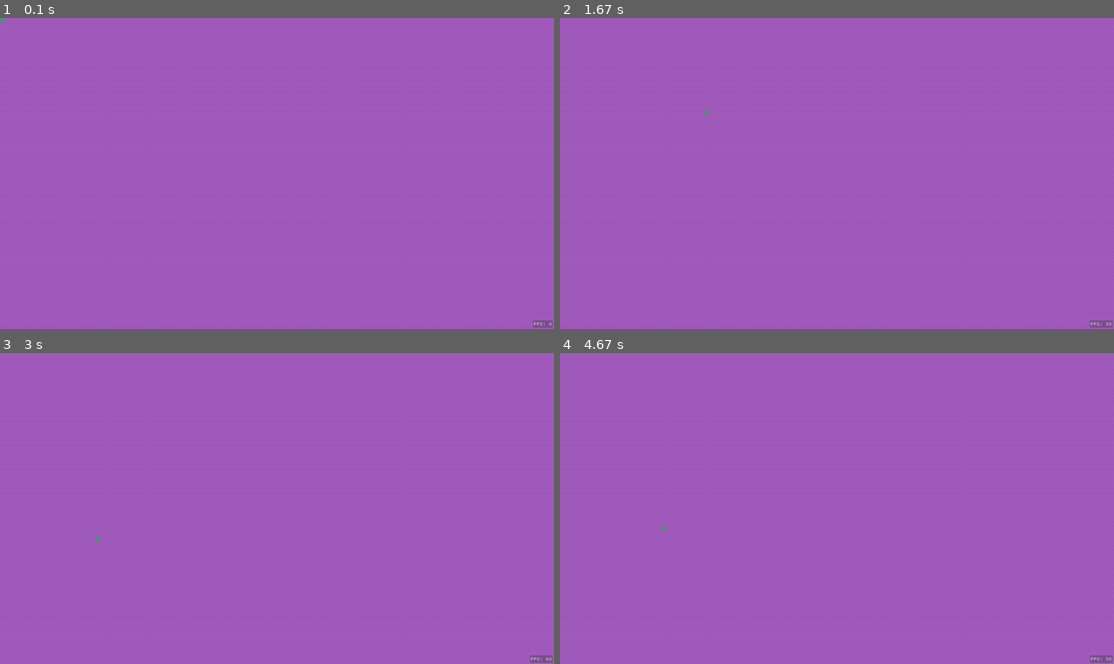
Above: before the commit, frames 1-4 (two rows, left to right).
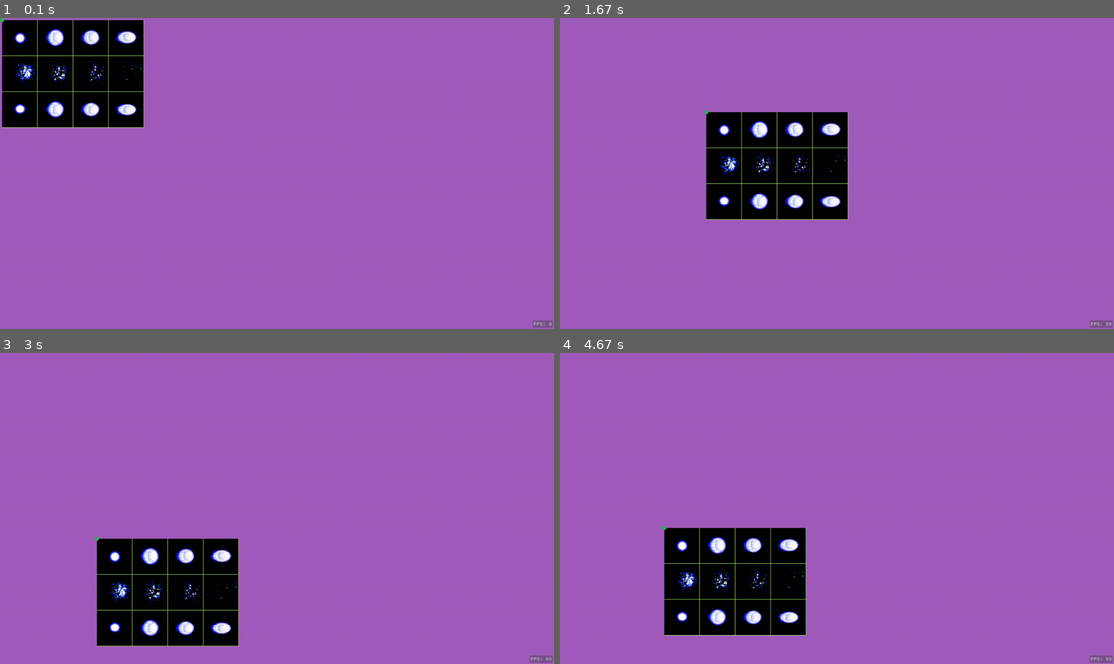
Above: after the commit, the same moments.

Repository: 14thDovePin/Pygame-Project-Template
Game: pygame game, started from main.py
Two runs of this game, one before a commit and one after it. Both use one fixed random seed, a clock stepped at 60 frames per second and the inputs below.
Inputs (mouse positions are in pixels of both pictures, inside the frame that each line leads up to):
- Up to frame 1 (0.1 s): no input
- Up to frame 2 (1.67 s): click (837, 173) at 0.38 s; click (892, 241) at 0.72 s; click (1041, 282) at 1.05 s; click (704, 111) at 1.38 s
- Up to frame 3 (3 s): click (277, 545) at 1.72 s; click (199, 443) at 2.05 s; click (470, 589) at 2.38 s; click (94, 539) at 2.72 s
- Up to frame 4 (4.67 s): click (676, 449) at 3.05 s; click (704, 561) at 3.38 s; click (1036, 580) at 3.72 s; click (670, 623) at 4.05 s; click (665, 527) at 4.38 s

The runs differ from the first frame. In frame 1, 8.9% of the frame differs, in the area x 0-26%, y 0-36%; in frame 2, 9.0%, in the area x 26-53%, y 30-66%; in frame 3, 8.9%; in frame 4, 8.9%.

Commit message:
Rendered sprite of orbiting ship.
Changes
- Refactored code.

`OrbitingShip` Changes
- Changed method name `update_object` to `update`.
- Loaded spritesheet.
- Loaded and set initial attributes.
- Added update for the topleft of the object to follow mouse.
- Added code for blitting.

Diff:
--- a/COMMITLOGS.txt
+++ b/COMMITLOGS.txt
@@ -1,3 +1,17 @@
+Rendered sprite of orbiting ship.
+
+Changes
+- Refactored code.
+
+`OrbitingShip` Changes
+- Changed method name `update_object` to `update`.
+- Loaded spritesheet.
+- Loaded and set initial attributes.
+- Added update for the topleft of the object to follow mouse.
+- Added code for blitting.
+
+
+
 Refactored code; Worked on `OrbitingShip`'s sprite.
 
 Used a different sprite sheet, will update at a later commit.
--- a/display_root.py
+++ b/display_root.py
@@ -6,6 +6,9 @@
     """Process root surface."""
     # Root Surface
     surface = self.root_surface
+
+    # Orbiting Ship
+    self.orbiting_ship.blit(surface)
 
     # Dot Cursor
     self._dot_cursor(surface)
--- a/object_updates.py
+++ b/object_updates.py
@@ -1,2 +1,3 @@
 def _object_updates(self):
     """Process object updates."""
+    self.orbiting_ship.update()
--- a/objects/orbiting_ship.py
+++ b/objects/orbiting_ship.py
@@ -1,5 +1,7 @@
 from pygame.image import load as load_image
+from pygame.math import Vector2
 from pygame.sprite import Sprite
+from pygame import mouse  # TODO: Remove | TestingOnly
 
 
 # Spritesheet DIR
@@ -11,24 +13,30 @@
     def __init__(self, *args, **kwargs):
         "A rotating triangle with the cursor as its center."
         super().__init__(*args, **kwargs)
-
         # Load image or create shape.
         sprite_sheet = load_image(SS_DIR)
+        self.image = sprite_sheet
 
         # Create object rectangle.
-        # Create position vector.
-        # Create velocity vector.
+        self.rect = sprite_sheet.get_rect()
+
+        self._set_attributes()
 
     def _set_attributes(self):
         """Set the object's initial or spawn attributes."""
-        # Set starting position.
-        # Set starting velocity.
+        # Create position & velocity vector.
+        init_value = 0, 0
+        self.pos = Vector2(init_value)
+        self.vect = Vector2(init_value)
 
-    def update_object(self):
+    def update(self):
         """Update object."""
-        # Update position.
-        # Update vector.
+        # Update position & rectangle.
+        pos = mouse.get_pos()
+        self.pos = Vector2(pos)
+        self.rect.topleft = pos
 
     def blit(self, surface):
         """Blit object on surface."""
         # Blit on surface.
+        surface.blit(self.image, self.rect)
